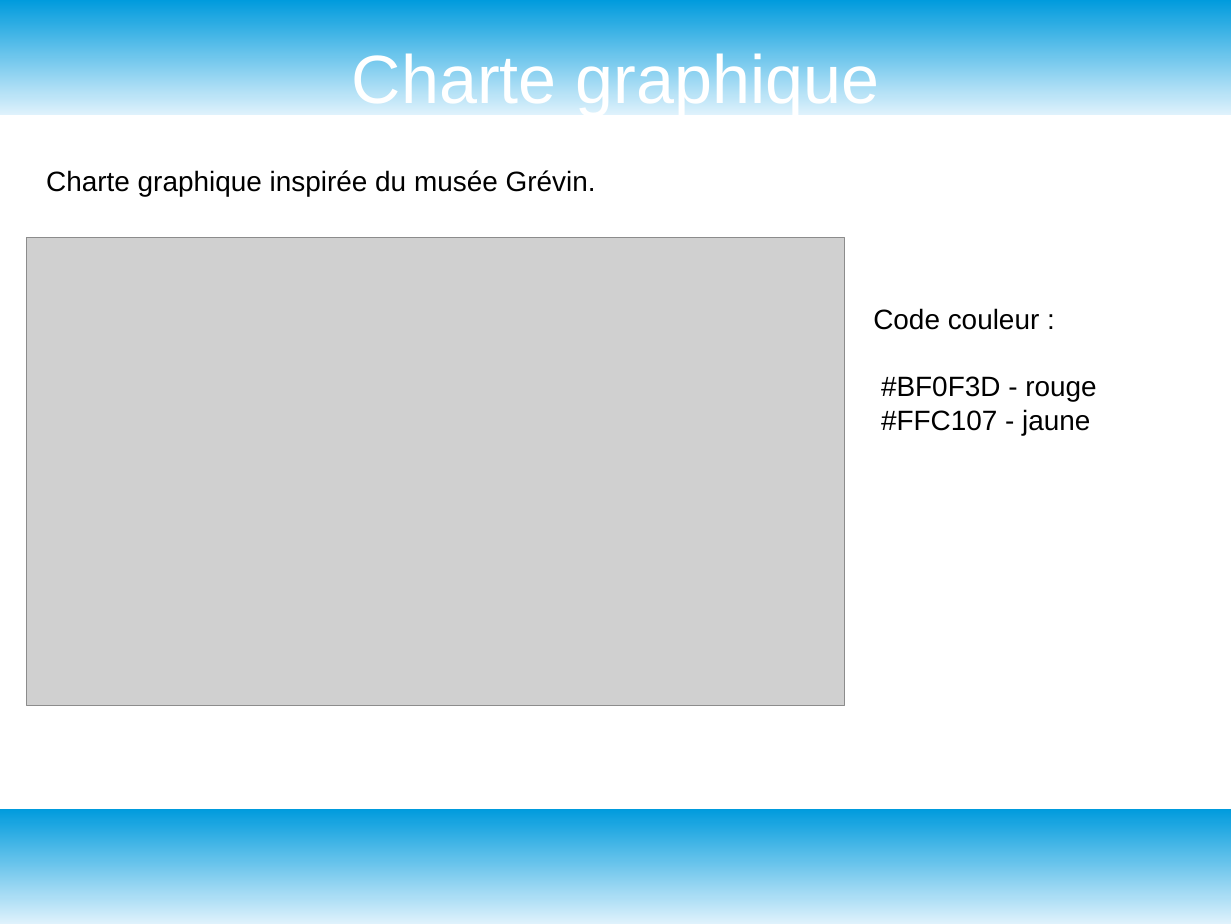
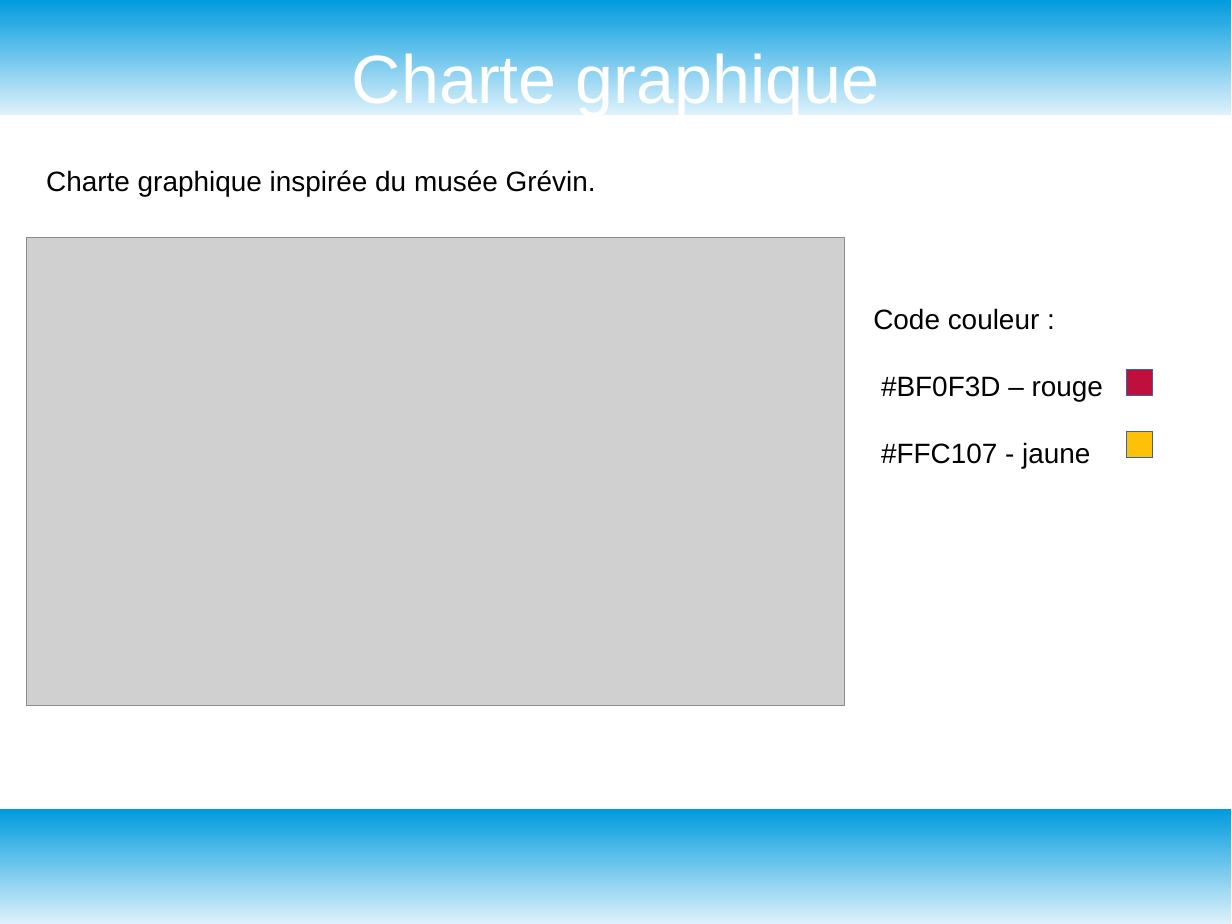
Before and after one commit to GuyomH/Fil-Rouge, a slide deck: slide 15 of assets/grand angle diapo.odp (slide 12 before the commit). Drawn at 1232x924 pixels with LibreOffice and Linux fonts; fonts in the diff are those of the drawing; grey boxes stand for pictures. Boxes give left, top, right and bottom in pixels: in the first picture for what was removed or moved away, otherwise in the second. Text is boxed around its words. In the diff, an @@ line names an element or a change of style, - is before the commit and + after.

```diff
--- a/assets/grand angle diapo.odp
+++ b/assets/grand angle diapo.odp
@@ text at (x1=881, y1=376, x2=1103, y2=401): text changed @@
-#BF0F3D - rouge
+#BF0F3D – rouge
@@ rectangle added at (x1=1127, y1=370, x2=1154, y2=397), fill #BF0F3D, outline #3465A4 0 pt @@
@@ rectangle added at (x1=1127, y1=432, x2=1154, y2=458), fill #FFC107, outline #3465A4 0 pt @@
```
Also in this commit, not shown: 7 slides added, 2 slides removed.
